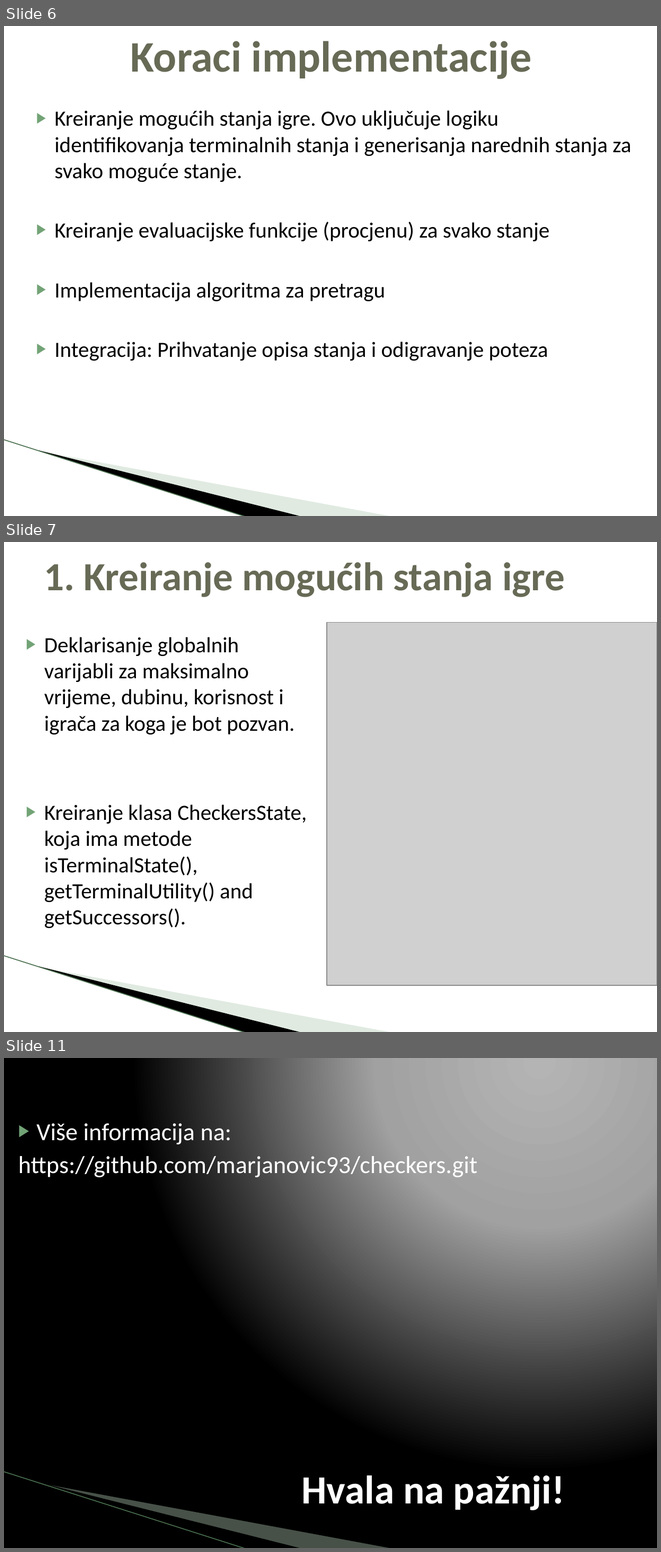
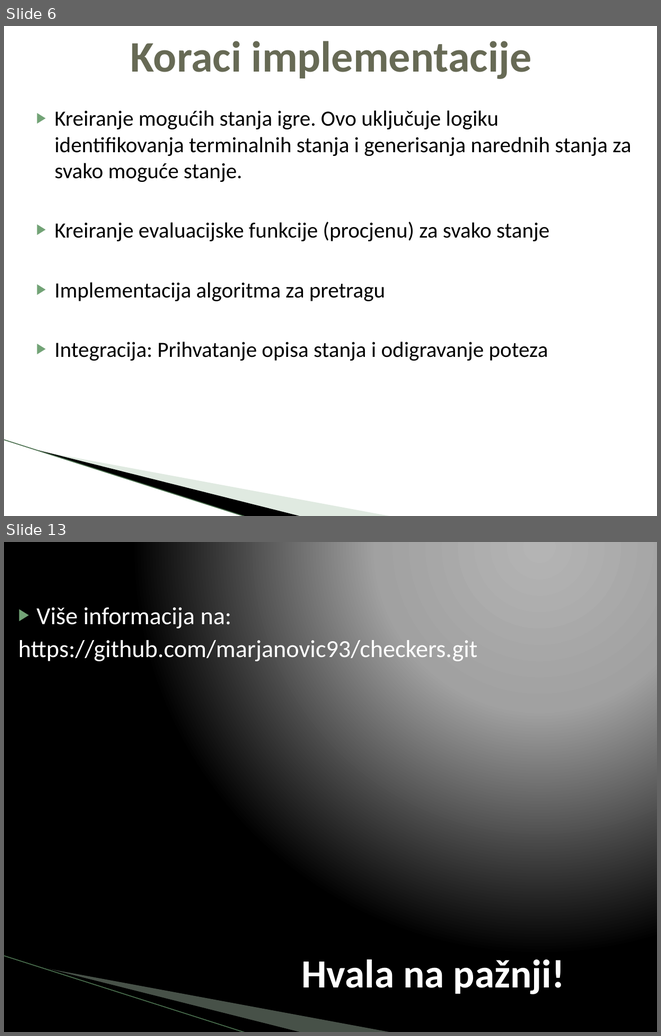
Before and after one commit to boimw/checkers, a slide deck: Projekat-Checkers.pptx. Shown one above the other, each under a label of ours: slides 6, 7 and 11 before the commit, slides 6 and 13 after it; the slides between them are not shown. The pictures are 661x1552 and 661x1036 pixels, drawn with LibreOffice and Linux fonts; fonts in the diff are those of the drawing; grey boxes stand for pictures; background and template pictures are left out. Boxes give left, top, right and bottom in pixels: in the first picture for what was removed or moved away, otherwise in the second. Text is boxed around its words. In the diff, an @@ line names an element or a change of style, - is before the commit and + after.

```diff
--- a/Projekat-Checkers.pptx
+++ b/Projekat-Checkers.pptx
@@ slide 7 removed at (x1=4, y1=542, x2=657, y2=1032), background #FFFFFF; not listed: 3 template elements that a slide beside it also shows @@
@@ title removed at (x1=44, y1=562, x2=565, y2=597) @@
-1. Kreiranje mogućih stanja igre
@@ text removed at (x1=44, y1=637, x2=307, y2=928) @@
-▶ Deklarisanje globalnih varijabli za maksimalno vrijeme, dubinu, korisnost i igrača za koga je bot pozvan.
-▶ Kreiranje klasa CheckersState, koja ima metode isTerminalState(), getTerminalUtility() and getSuccessors().
@@ picture removed at (x1=327, y1=623, x2=657, y2=986) @@
@@ what was slide 11 is now slide 13 @@
```
Also in this commit, not shown: 3 slides changed, 5 slides added, 2 other slides removed, 52 other files.
